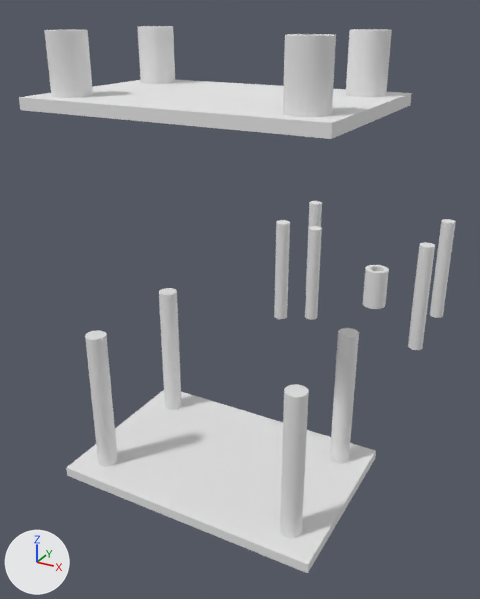
The Blender file czujnik/untitled.blend: old version first, new version second.
The view is the same before and after, from a camera (50 mm lens) standing at (43.6, -74.1, 65.8) and looking at (-8.1, 19.9, 18.8). Every picture has the same lights, and +X, +Y and +Z are marked at lower left.
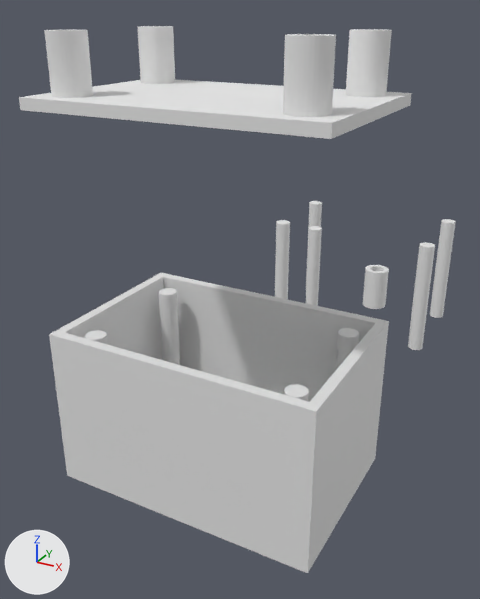
Changed parts and their boxes [x1, y1, x2, y2] in the pictures (480 x 599 px):
'Cube.001', reshaped (10% wider)
    before: [66, 288, 376, 573]
    after: [49, 273, 389, 573]
part 1 of me_cube_002, built on
    before: [67, 390, 376, 564]
    after: [49, 273, 389, 564]

Edits to the bpy script that builds the scene:
```text
Change me_cube_002:
    where me_cube_002.from_pydata(...)  # 268 vertices, 144 faces; spans x -20.2..20.2, y 32.0..59.2, z -0.8..22.7
    used by ob_cube_001; location = (0.0, -45.6, 0.0)
    verts and faces of me_cube_002; kept vertices keep their numbers, new ones are numbered from 268
    before: 129 (-20.2, 32.0, 0.8) at pixel (66, 467), 131 (-20.2, 59.2, 0.8), 133 (20.2, 32.0, 0.8) at pixel (308, 564), 135 (20.2, 59.2, 0.8) at pixel (376, 450), 136 (-18.8, 33.5, 0.8) at pixel (80, 465)
    before: 137 (-18.8, 57.7, 0.8), 138 (18.8, 57.7, 0.8) at pixel (363, 452), 139 (18.8, 33.5, 0.8) at pixel (302, 552)
    me_cube_002 part 1
    add delete_faces([(129, 133, 139, 136), (131, 137, 138, 135), (133, 135, 138, 139), (129, 136, 137, 131)])
    add for new, old in zip([*range(268, 276)], [129, 131, 133, *range(135, 140)]): verts[new] = verts[old] + (0.0, 0.0, 23.0)
    add faces += [(137, 138, 274, 273), (136, 272, 275, 139), (133, 135, 271, 270), (136, 137, 273, 272), (268, 270, 275, 272), (269, 273, 274, 271)]
    add faces += [(270, 271, 274, 275), (268, 272, 273, 269), (129, 268, 269, 131), (129, 133, 270, 268), (131, 269, 271, 135), (138, 139, 275, 274)]
```
